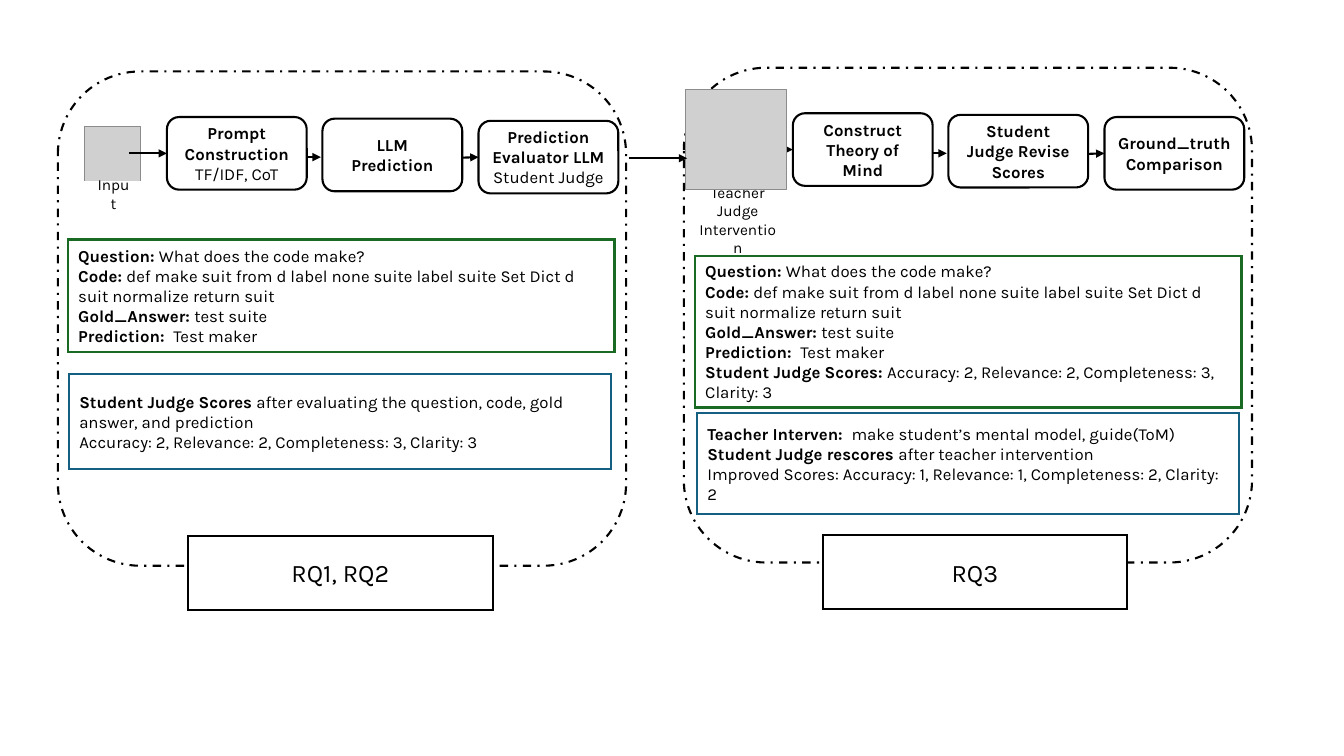
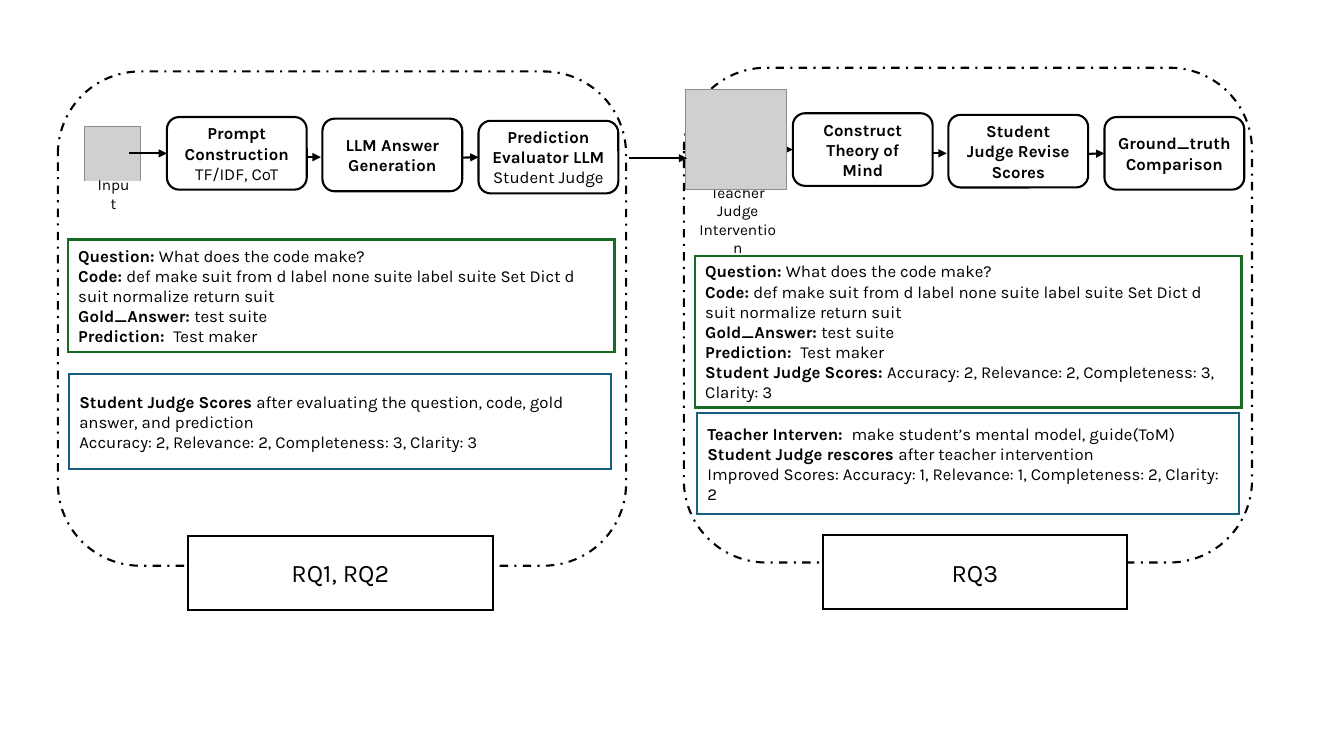
Before and after one commit to MahaZainab/fse, a slide deck: slide 2 of Architecture/FSE Architecture.pptx. Drawn at 1344x756 pixels with LibreOffice and Linux fonts; fonts in the diff are those of the drawing; grey boxes stand for pictures. Boxes give left, top, right and bottom in pixels: in the first picture for what was removed or moved away, otherwise in the second. Text is boxed around its words. In the diff, an @@ line names an element or a change of style, - is before the commit and + after.

```diff
--- a/Architecture/FSE Architecture.pptx
+++ b/Architecture/FSE Architecture.pptx
@@ text in rounded rectangle at box(346, 140, 439, 172): text changed @@
-LLM Prediction
+LLM Answer Generation
```
Also in this commit, not shown: 2 other files.
